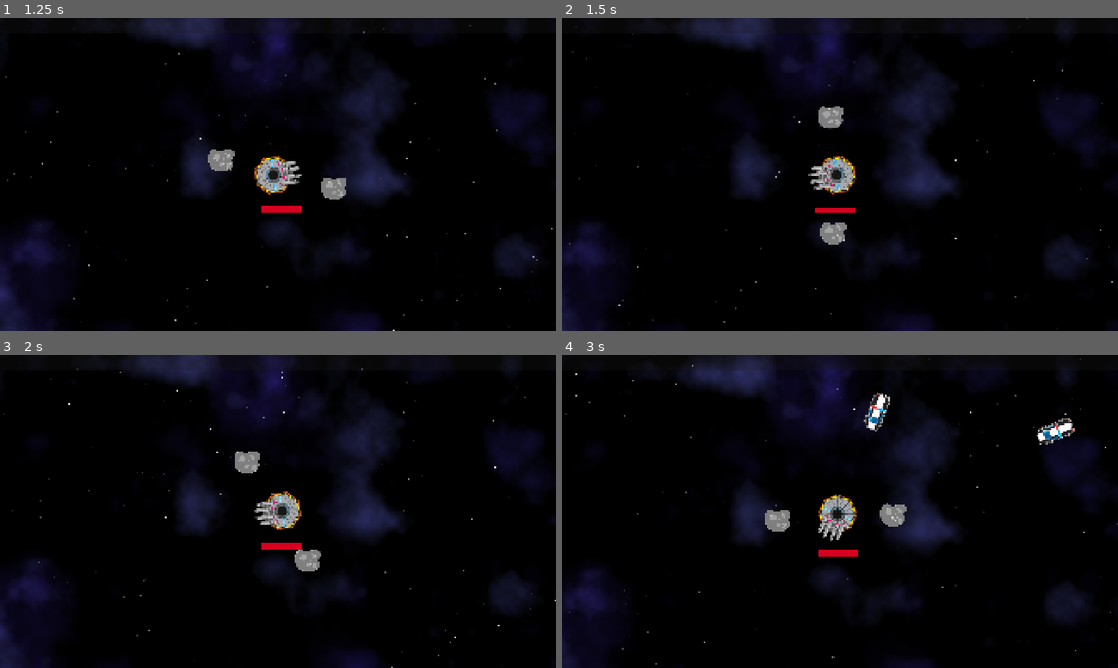
Above: before the commit, frames 1-4 (two rows, left to right).
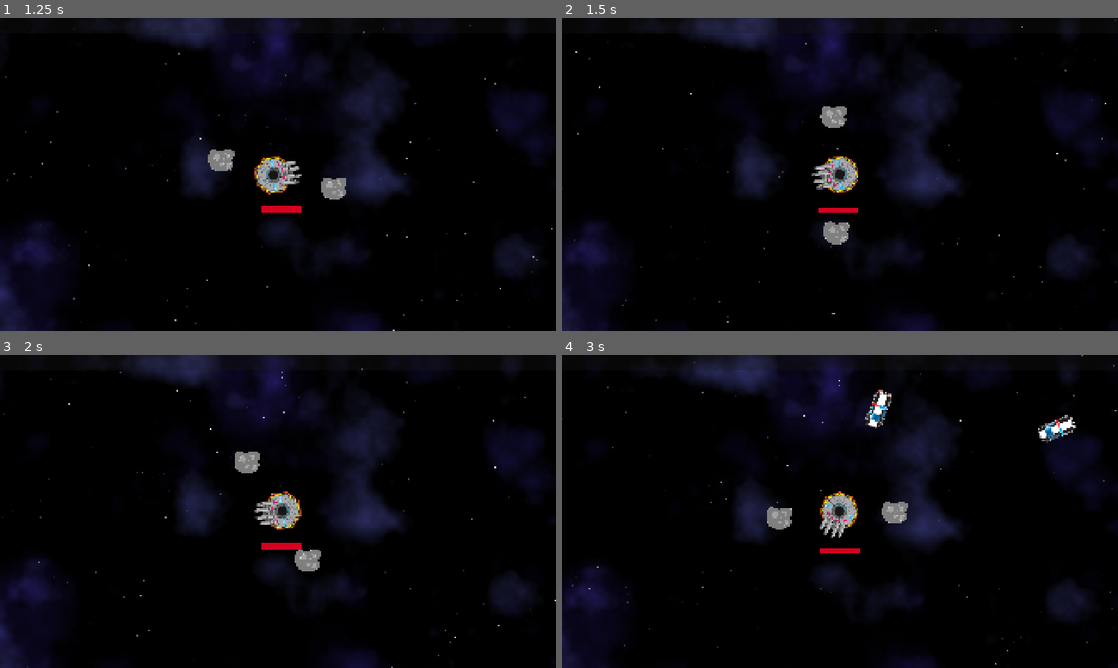
Above: after the commit, the same moments.

Repository: two-sticks-and-a-rock/space-arcade
Game: Godot game, scene res://scenes/main.tscn
Two runs of this game, one before a commit and one after it. Both use one fixed random seed, a clock stepped at 60 frames per second and the inputs below.
Inputs (mouse positions are in pixels of both pictures, inside the frame that each line leads up to):
- Up to frame 1 (1.25 s): move the mouse to (400, 158) at 0.52 s; press the mouse at (400, 158) at 0.53 s
- Up to frame 2 (1.5 s): move the mouse to (728, 190) at 1.27 s; release the mouse at (728, 190) at 1.28 s; click (728, 190) at 1.35 s
- Up to frame 3 (2 s): no input
- Up to frame 4 (3 s): move the mouse to (895, 442) at 2.02 s; press the mouse at (895, 442) at 2.03 s; move the mouse to (812, 574) at 2.77 s; release the mouse at (812, 574) at 2.78 s; click (812, 574) at 2.85 s

Frame 1 is identical in both runs. In frame 2, 1.0% of the frame differs, in the area x 1-100%, y 0-98%; in frame 3, 0.2%; in frame 4, 1.8%, in the area x 0-100%, y 0-99%.

Commit message:
scale down

Diff:
--- a/scenes/player/leading_cam.gd
+++ b/scenes/player/leading_cam.gd
@@ -1,5 +1,5 @@
 extends Node2D
 
 func _physics_process(_delta):
-	position = Mover.get_movement() * 0.05 # run some amount ahead of the player
+	position = Mover.get_movement() * 0.03 # run some amount ahead of the player
 	position = lerp(position, Vector2.ZERO, 0.1)
